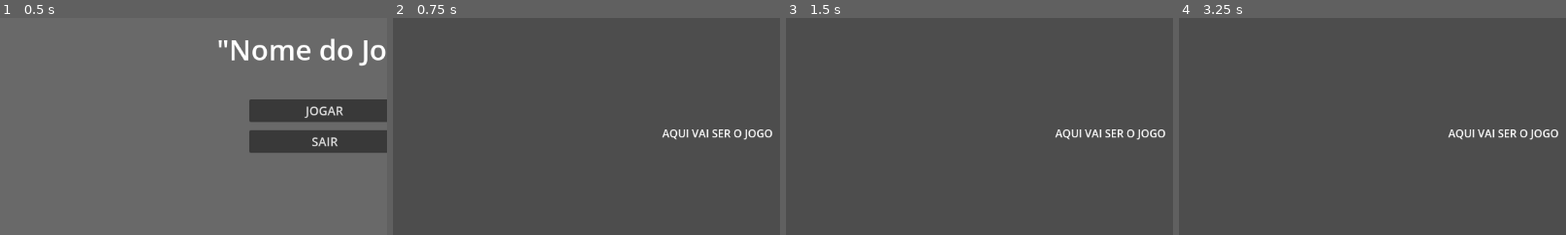
Above: before the commit, frames 1-4 (left to right).
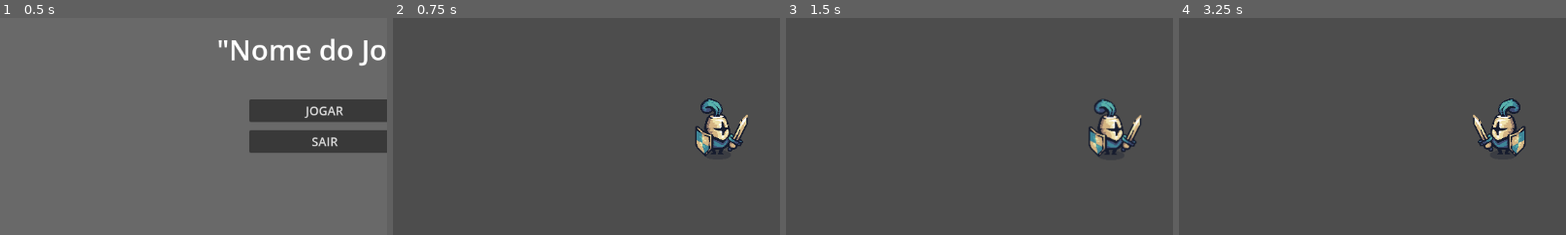
Above: after the commit, the same moments.

Repository: BrenoRMachado/TrabalhoDevJogos02
Game: Godot game, scene res://menu_principal.tscn
Same seed, same stepped clock (60 frames per second), same inputs: the game is played once before the commit and once after it.
Inputs (mouse positions are % of the whole screen's width and height, from its top left):
- Up to frame 1 (0.5 s): no input
- Up to frame 2 (0.75 s): click "JOGAR" at 0.5 s
- Up to frame 3 (1.5 s): tap Enter (ui_accept) at 1.25 s; move the mouse to (72, 45) at 1.27 s; hold Right (ui_right) from 1.28 s (still down); click (72, 45) at 1.35 s
- Up to frame 4 (3.25 s): tap Enter (ui_accept) at 1.52, 1.55, 1.82, 2, 2.1, 2.27, 2.57, 2.75, 3.05 s; move the mouse to (30, 55) at 2.02 s; click (30, 55) at 2.3 s; move the mouse to (60, 28) at 2.77 s; release Right (ui_right) at 2.78 s; hold Left (ui_left) from 2.78 s (still down); click (60, 28) at 2.85 s
The pictures show only the part of the screen within x 8-58%, y 24-73%; the shares and areas given below are measured in that part.

Frame 1 is identical in both runs. In frame 2, 2.4% of the frame differs, in the area x 69-98%, y 37-64%; in frame 3, 2.3%; in frame 4, 2.4%.

Commit message:
Primeiro teste de player na cena teste

Diff:
--- a/fase_teste.tscn
+++ b/fase_teste.tscn
@@ -1,16 +1,25 @@
-[gd_scene load_steps=2 format=3 uid="uid://bb4o3ppgxhaql"]
+[gd_scene load_steps=4 format=3 uid="uid://bb4o3ppgxhaql"]
 
 [ext_resource type="PackedScene" uid="uid://vv7c5lua0a4c" path="res://menu_pausa.tscn" id="1_7i8gy"]
+[ext_resource type="PackedScene" uid="uid://bxmkhd0iylk67" path="res://player.tscn" id="2_4oofb"]
+
+[sub_resource type="RectangleShape2D" id="RectangleShape2D_wbc3m"]
+size = Vector2(889, 20)
 
 [node name="FaseTeste" type="Control"]
 layout_mode = 3
 anchors_preset = 15
 anchor_right = 1.0
 anchor_bottom = 1.0
+offset_left = 2.0
+offset_top = 123.0
+offset_right = 2.0
+offset_bottom = 123.0
 grow_horizontal = 2
 grow_vertical = 2
 
 [node name="Label" type="Label" parent="."]
+visible = false
 layout_mode = 1
 anchors_preset = 8
 anchor_left = 0.5
@@ -26,3 +35,13 @@
 text = "AQUI VAI SER O JOGO"
 
 [node name="MenuPausa" parent="." instance=ExtResource("1_7i8gy")]
+visible = false
+
+[node name="Player" parent="." instance=ExtResource("2_4oofb")]
+position = Vector2(574, 204)
+
+[node name="StaticBody2D" type="StaticBody2D" parent="."]
+
+[node name="CollisionShape2D" type="CollisionShape2D" parent="StaticBody2D"]
+position = Vector2(579, 284)
+shape = SubResource("RectangleShape2D_wbc3m")
--- /dev/null
+++ b/player.gd
@@ -0,0 +1,68 @@
+extends CharacterBody2D
+
+# Variáveis de movimento
+@export var velocidade = 200.0
+@export var forca_pulo = -350.0
+var gravidade = 980
+var pode_atacar = true
+
+# Referências aos nós
+@onready var sprite = $AnimatedSprite2D
+@onready var area_ataque_col = $AreaAtaque/CollisionShape2D
+@onready var camera = $Camera2D
+
+func _physics_process(delta):
+	# 1. Gravidade
+	if not is_on_floor():
+		velocity.y += gravidade * delta
+
+	# 2. Pulo
+	if Input.is_action_just_pressed("ui_accept") and is_on_floor():
+		velocity.y = forca_pulo
+
+	# 3. Movimento Horizontal
+	var direcao = Input.get_axis("ui_left", "ui_right")
+	if direcao:
+		velocity.x = direcao * velocidade
+		sprite.flip_h = (direcao < 0)
+		# Ajusta a posição da área de ataque para frente do player
+		$AreaAtaque.position.x = 20 if direcao > 0 else -20
+		if is_on_floor(): sprite.play("run")
+	else:
+		velocity.x = move_toward(velocity.x, 0, velocidade)
+		if is_on_floor(): sprite.play("idle")
+
+	if not is_on_floor():
+		sprite.play("jump")
+
+	# 4. Comando de Ataque (Tecla Z ou J)
+	if Input.is_action_just_pressed("atacar") and pode_atacar:
+		atacar()
+
+	move_and_slide()
+
+func atacar():
+	pode_atacar = false
+	sprite.play("attack")
+	area_ataque_col.disabled = false # Ativa a hitbox da espada
+
+	# REQUISITO: Animação não-sprite (Tremor leve de câmera ao atacar)
+	var tween = create_tween()
+	tween.tween_property(camera, "offset", Vector2(2, 2), 0.05)
+	tween.tween_property(camera, "offset", Vector2(-2, -2), 0.05)
+	tween.tween_property(camera, "offset", Vector2(0, 0), 0.05)
+
+	await get_tree().create_timer(0.2).timeout
+	area_ataque_col.disabled = true # Desativa a espada
+
+	await get_tree().create_timer(0.3).timeout # Tempo de espera entre golpes
+	pode_atacar = true
+
+# Função para os inimigos te matarem
+func tomar_dano():
+	get_tree().reload_current_scene()
+
+
+func _on_area_ataque_area_entered(area: Area2D) -> void:
+	if area.has_method("receber_dano"):
+		area.receber_dano()
--- a/player.tscn
+++ b/player.tscn
@@ -1,6 +1,7 @@
-[gd_scene load_steps=28 format=3 uid="uid://bxmkhd0iylk67"]
+[gd_scene load_steps=31 format=3 uid="uid://bxmkhd0iylk67"]
 
 [ext_resource type="Texture2D" uid="uid://cwac7j7laj46k" path="res://Player Sprites/Warrior_Blue.png" id="1_4flbx"]
+[ext_resource type="Script" uid="uid://3ny2rmmn3yie" path="res://player.gd" id="1_onrkg"]
 
 [sub_resource type="AtlasTexture" id="AtlasTexture_onrkg"]
 atlas = ExtResource("1_4flbx")
@@ -205,8 +206,36 @@
 "speed": 8.0
 }]
 
+[sub_resource type="CapsuleShape2D" id="CapsuleShape2D_4flbx"]
+radius = 21.255426
+height = 61.497
+
+[sub_resource type="RectangleShape2D" id="RectangleShape2D_onrkg"]
+size = Vector2(50, 69)
+
 [node name="Player" type="CharacterBody2D"]
+collision_layer = 2
+collision_mask = 5
+script = ExtResource("1_onrkg")
 
 [node name="AnimatedSprite2D" type="AnimatedSprite2D" parent="."]
 sprite_frames = SubResource("SpriteFrames_dw050")
-frame_progress = 0.20849007
+frame_progress = 0.67415386
+
+[node name="CollisionShape2D" type="CollisionShape2D" parent="."]
+scale = Vector2(1.0350299, 1.2033107)
+shape = SubResource("CapsuleShape2D_4flbx")
+
+[node name="AreaAtaque" type="Area2D" parent="."]
+collision_layer = 0
+collision_mask = 4
+monitoring = false
+
+[node name="CollisionShape2D" type="CollisionShape2D" parent="AreaAtaque"]
+position = Vector2(51, 6.5)
+shape = SubResource("RectangleShape2D_onrkg")
+disabled = true
+
+[node name="Camera2D" type="Camera2D" parent="."]
+
+[connection signal="area_entered" from="AreaAtaque" to="." method="_on_area_ataque_area_entered"]
--- a/project.godot
+++ b/project.godot
@@ -15,6 +15,20 @@
 config/features=PackedStringArray("4.5", "GL Compatibility")
 config/icon="res://icon.svg"
 
+[input]
+
+atacar={
+"deadzone": 0.2,
+"events": [Object(InputEventMouseButton,"resource_local_to_scene":false,"resource_name":"","device":-1,"window_id":0,"alt_pressed":false,"shift_pressed":false,"ctrl_pressed":false,"meta_pressed":false,"button_mask":1,"position":Vector2(249, 8),"global_position":Vector2(258, 56),"factor":1.0,"button_index":1,"canceled":false,"pressed":true,"double_click":false,"script":null)
+]
+}
+
+[layer_names]
+
+2d_physics/layer_1="Cenário"
+2d_physics/layer_2="Player"
+2d_physics/layer_3="Inimigos"
+
 [rendering]
 
 renderer/rendering_method="gl_compatibility"
Not shown, added: player.gd.uid
